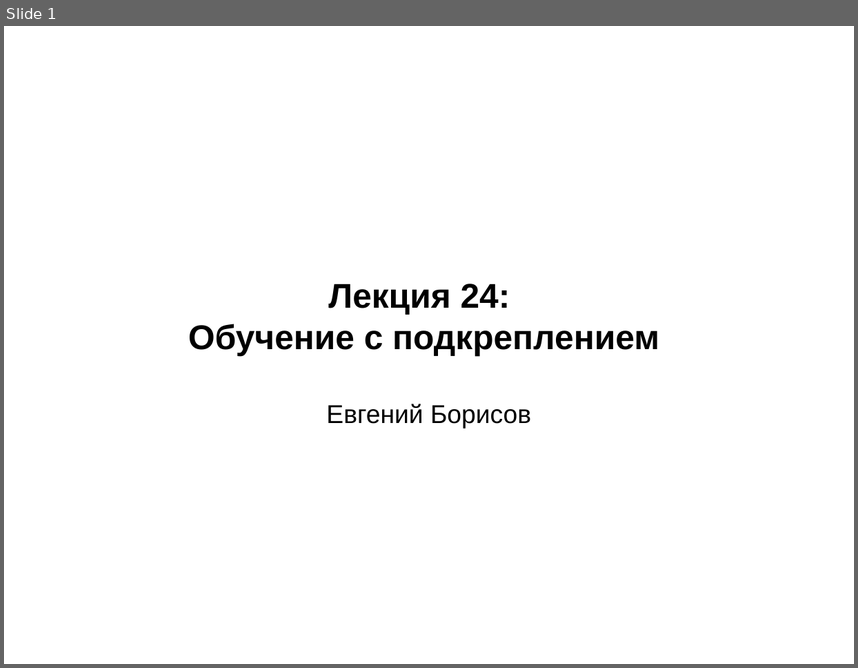
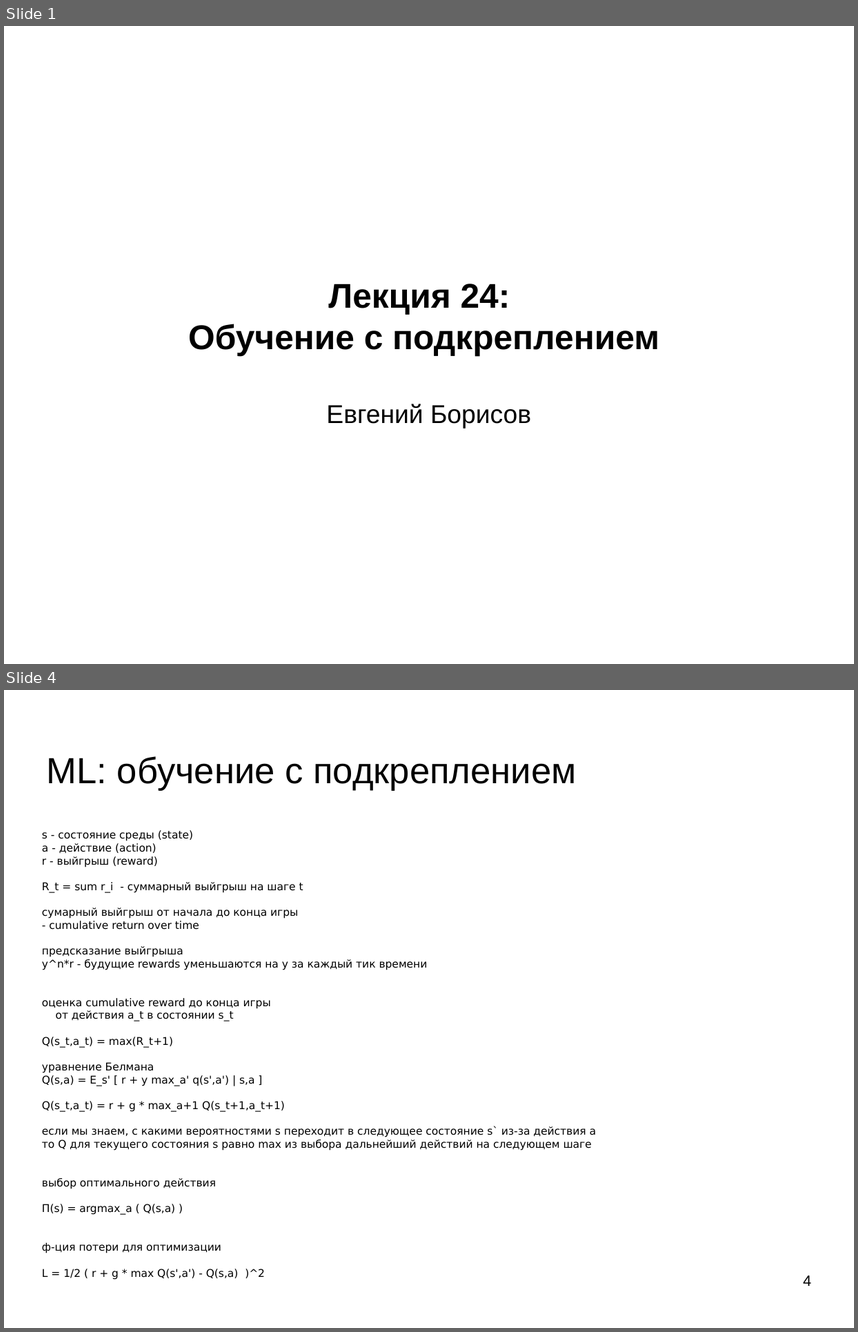
Before and after one commit to mechanoid5/ml_lectorium_legacy, a slide deck: 24-rl-dqn.odp. Shown one above the other, each under a label of ours: slide 1 before the commit, slides 1 and 4 after it; the slides between them are not shown. The pictures are 858x668 and 858x1332 pixels, drawn with LibreOffice and Linux fonts; fonts in the diff are those of the drawing; background and template pictures are left out. Boxes give left, top, right and bottom in pixels: in the first picture for what was removed or moved away, otherwise in the second. Text is boxed around its words. In the diff, an @@ line names an element or a change of style, - is before the commit and + after.

```diff
--- a/24-rl-dqn.odp
+++ b/24-rl-dqn.odp
@@ slide 4 added at bbox=[4, 690, 854, 1328], background picture (left out) @@
@@ title added at bbox=[47, 756, 576, 791], 33.9 pt, text #000000 @@
+ML: обучение с подкреплением
@@ text added at bbox=[42, 830, 597, 1253], 10 pt, text #000000 @@
+s - состояние среды (state)
+a - действие (action)
+r - выйгрыш (reward)
+R_t = sum r_i - суммарный выйгрыш на шаге t
+сумарный выйгрыш от начала до конца игры
+- cumulative return over time
+предсказание выйгрыша
+y^n*r - будущие rewards уменьшаются на y за каждый тик времени
+оценка cumulative reward до конца игры
+от действия a_t в состоянии s_t
+Q(s_t,a_t) = max(R_t+1)
+уравнение Белмана
+Q(s,a) = E_s' [ r + y max_a' q(s',a') | s,a ]
+Q(s_t,a_t) = r + g * max_a+1 Q(s_t+1,a_t+1)
+если мы знаем, с какими вероятностями s переходит в следующее состояние s` из-за действия a
+то Q для текущего состояния s равно max из выбора дальнейший действий на следующем шаге
+выбор оптимального действия
+П(s) = argmax_а ( Q(s,a) )
+ф-ция потери для оптимизации
+L = 1/2 ( r + g * max Q(s',a') - Q(s,a) )^2
@@ page number added at bbox=[803, 1275, 811, 1285], 14 pt, text #000000 @@
+4
```
Also in this commit, not shown: 1 slide changed, 7 other slides added, 1 slide removed.
